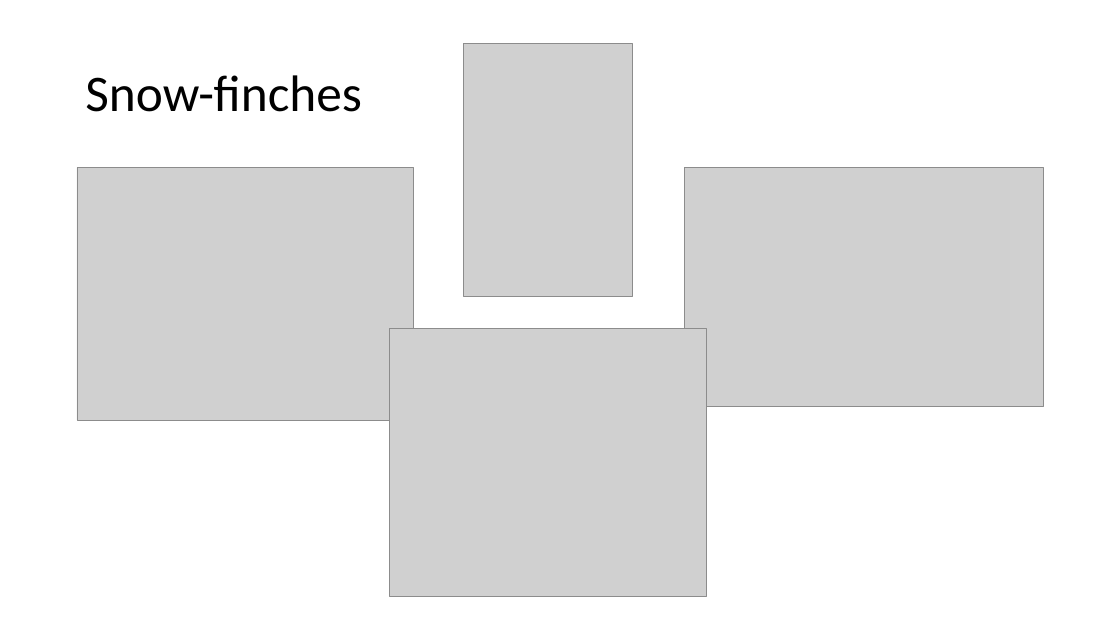
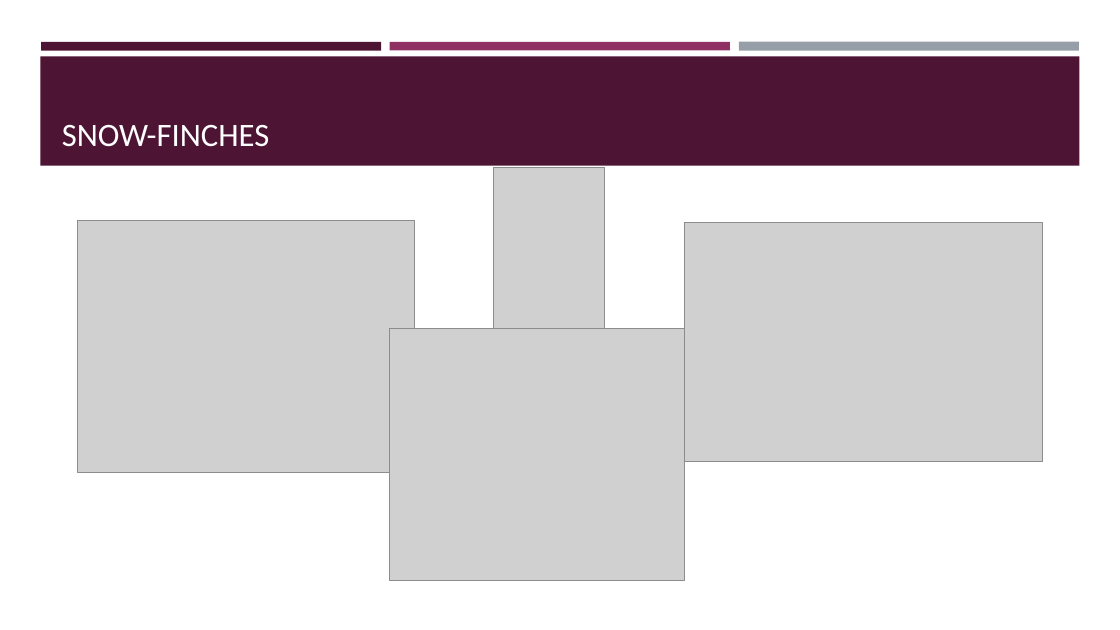
Before and after one commit to AlderCoder/Snow-finches, a slide deck: slide 2 of initial presentation.pptx. Drawn at 1120x630 pixels with LibreOffice and Linux fonts; fonts in the diff are those of the drawing; grey boxes stand for pictures. Boxes give left, top, right and bottom in pixels: in the first picture for what was removed or moved away, otherwise in the second. Text is boxed around its words. In the diff, an @@ line names an element or a change of style, - is before the commit and + after.

```diff
--- a/initial presentation.pptx
+++ b/initial presentation.pptx
@@ rectangle added at (40, 56, 1080, 166), fill #4D1434 @@
@@ rectangle added at (41, 42, 381, 50), fill #4D1434 @@
@@ rectangle added at (390, 42, 730, 50), fill #903163 @@
@@ rectangle added at (739, 42, 1079, 51), fill #969FA7 @@
@@ title "SNOW-FINCHES" at (62, 124, 270, 147): vertical alignment middle to bottom @@
@@ title at (62, 124, 270, 147): text changed; size 44 to 28 pt; text colour #000000 to #FFFFFF @@
-Snow-finches
+SNOW-FINCHES
@@ picture: place and size @@
-picture at (464, 44, 632, 296)
+picture at (493, 168, 605, 329)
@@ picture: place and size @@
-picture at (77, 168, 414, 420)
+picture at (77, 220, 414, 472)
@@ picture: place and size @@
-picture at (685, 168, 1044, 407)
+picture at (684, 223, 1043, 461)
@@ picture: place and size @@
-picture at (390, 329, 706, 597)
+picture at (390, 329, 684, 581)
```
Also in this commit, not shown: 19 other slides changed, 1 slide added.
